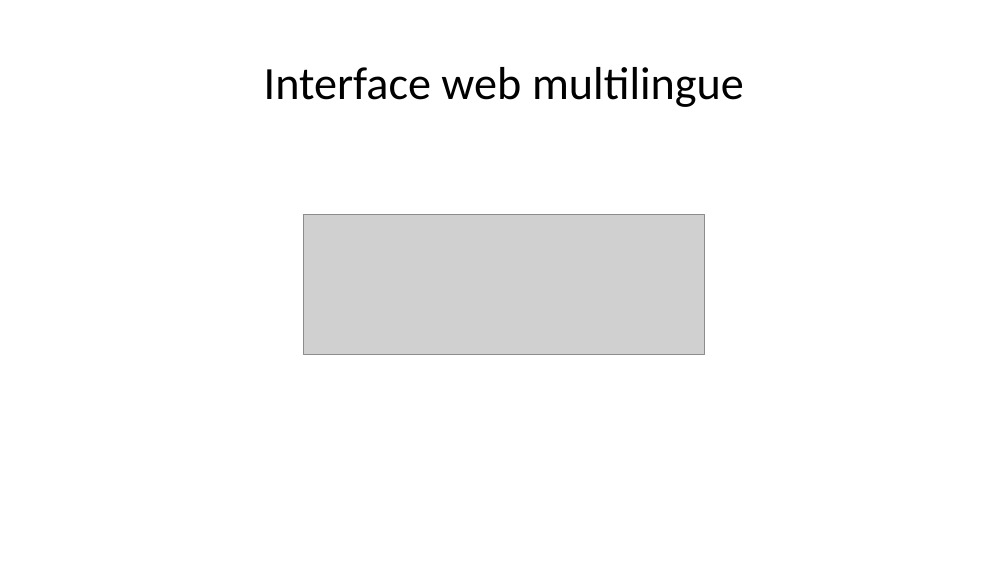
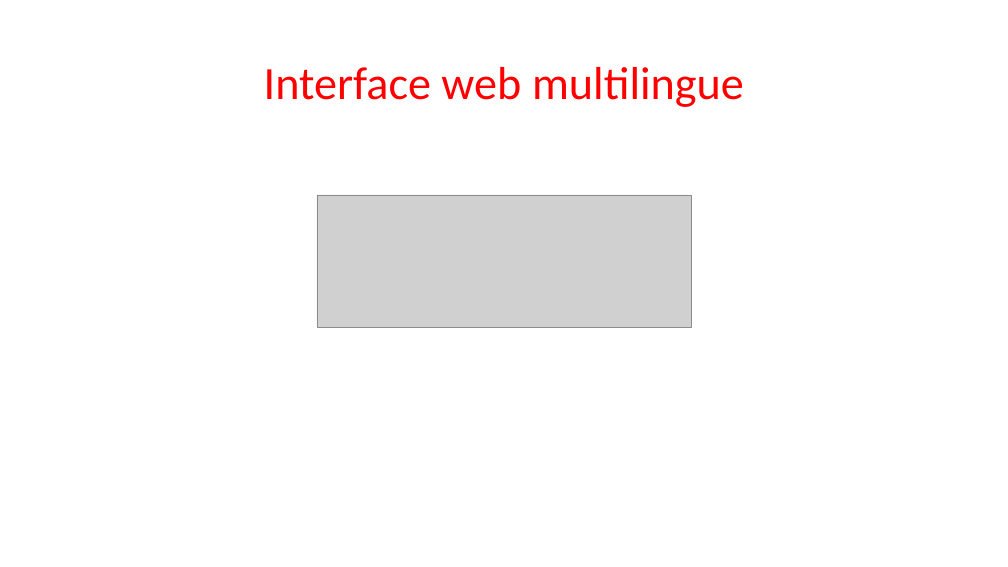
Before and after one commit to Sle3pingForest/StageL3, a slide deck: slide 5 of RapportNam/Nouveau Microsoft PowerPoint Presentation.pptx (slide 2 before the commit). Drawn at 1008x567 pixels with LibreOffice and Linux fonts; fonts in the diff are those of the drawing; grey boxes stand for pictures. Boxes give left, top, right and bottom in pixels: in the first picture for what was removed or moved away, otherwise in the second. Text is boxed around its words. In the diff, an @@ line names an element or a change of style, - is before the commit and + after.

```diff
--- a/RapportNam/Nouveau Microsoft PowerPoint Presentation.pptx
+++ b/RapportNam/Nouveau Microsoft PowerPoint Presentation.pptx
@@ title "Interface web multilingue" at (264,67,744,107): text colour #000000 to #FF0000 @@
@@ picture: place and size @@
-picture at (304,215,705,354)
+picture at (317,195,691,327)
```
Also in this commit, not shown: 5 other slides changed, 1 slide added, 2 slides removed, 4 other files.
